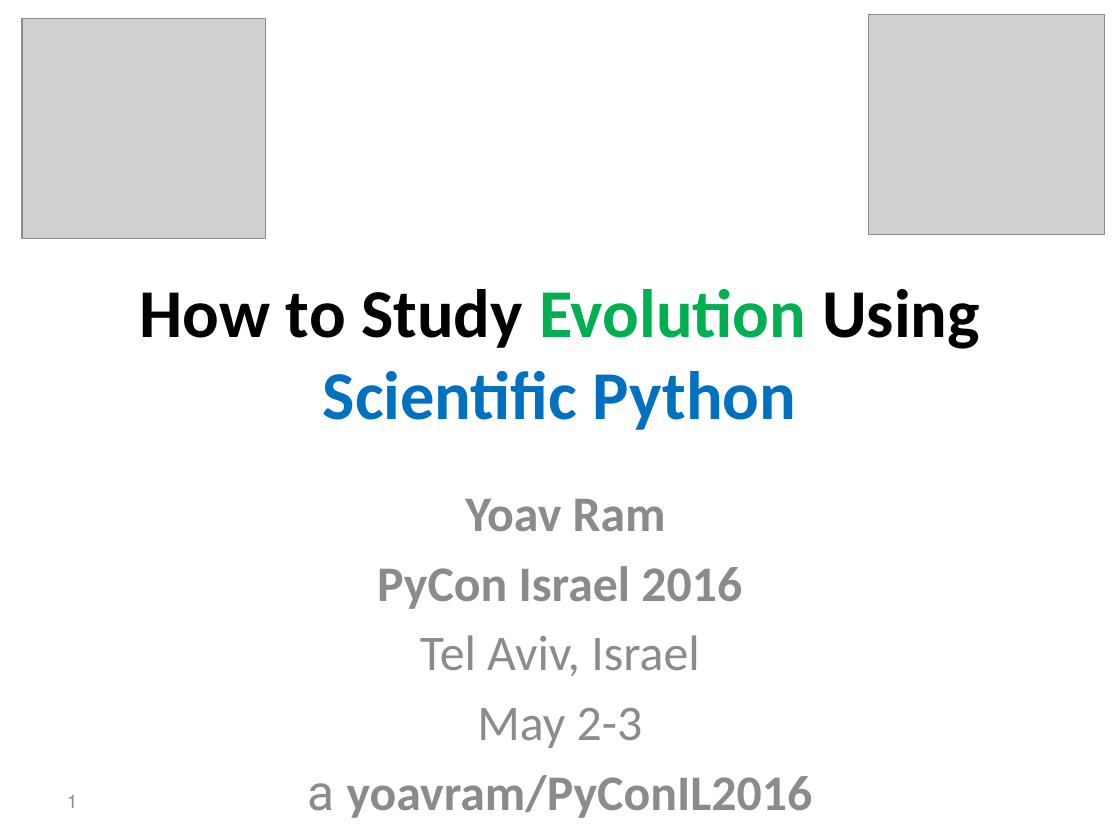
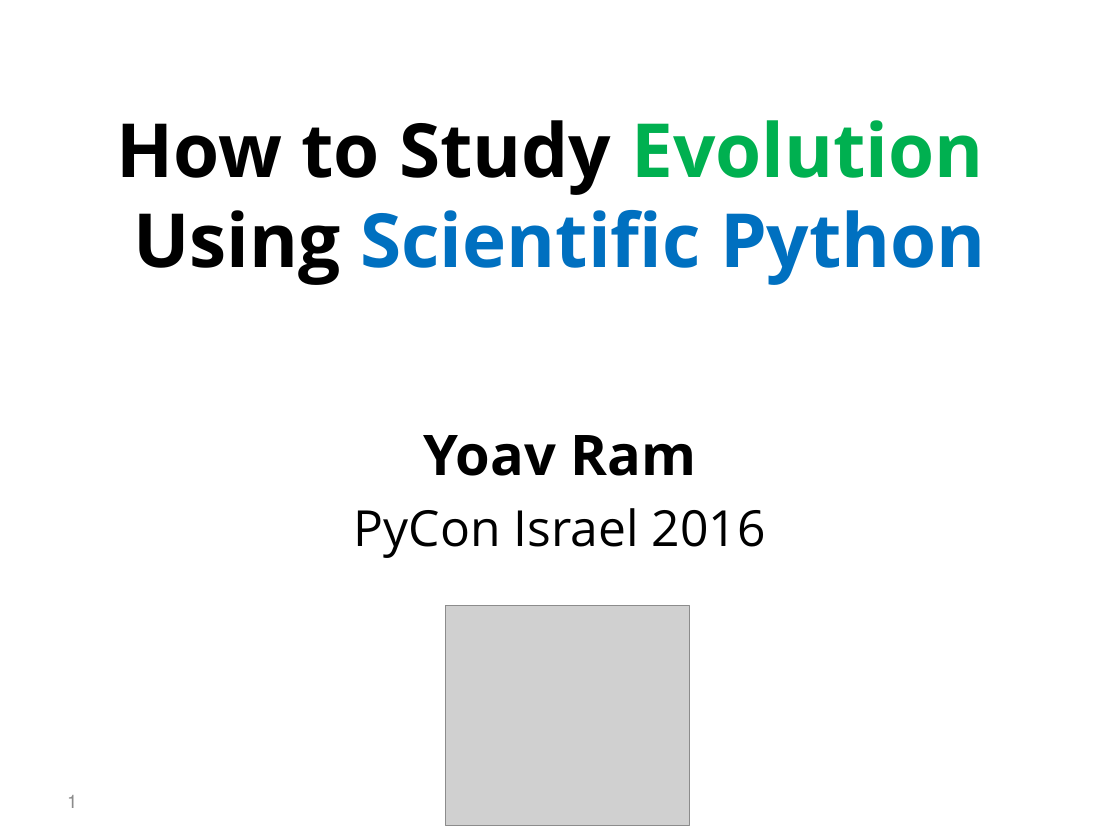
Before and after one commit to yoavram/PyConIL2016, a slide deck: slide 1 of presentation.pptx. Drawn at 1120x840 pixels with LibreOffice and Linux fonts; fonts in the diff are those of the drawing; grey boxes stand for pictures. Boxes give left, top, right and bottom in pixels: in the first picture for what was removed or moved away, otherwise in the second. Text is boxed around its words. In the diff, an @@ line names an element or a change of style, - is before the commit and + after.

Commit message:
modified fonts

```diff
--- a/presentation.pptx
+++ b/presentation.pptx
@@ picture removed at [869, 15, 1105, 235] @@
@@ title "How to Study Evolution Using ...": place and size @@
-title "How to Study Evolution Using ..." at [140, 289, 980, 430]
+title "How to Study Evolution Using ..." at [116, 120, 986, 285]
@@ title "How to Study Evolution Using ..." at [116, 120, 986, 285]: size 44 to 48 pt, font Calibri to Open Sans @@
@@ subtitle "Yoav Ram": place and size @@
-subtitle "Yoav Ram" at [307, 499, 813, 818]
+subtitle "Yoav Ram" at [354, 435, 766, 558]
@@ subtitle "Yoav Ram" at [354, 435, 766, 558]: size 32 to 36 pt in "Yoav Ram"; font Calibri to Open Sans, text colour #8C8C8C to #000000; bold off in "PyCon Israel 2016" @@
@@ picture: place and size @@
-picture at [22, 18, 267, 239]
+picture at [446, 605, 690, 825]
@@ subtitle at [307, 635, 813, 818]: paragraphs removed @@
-Tel Aviv, Israel
-May 2-3
-a yoavram/PyConIL2016
@@ page number at [67, 795, 77, 808]: font Calibri to Open Sans @@
```
Also in this commit, not shown: 59 other slides changed, 4 slides added, 3 slides removed.
